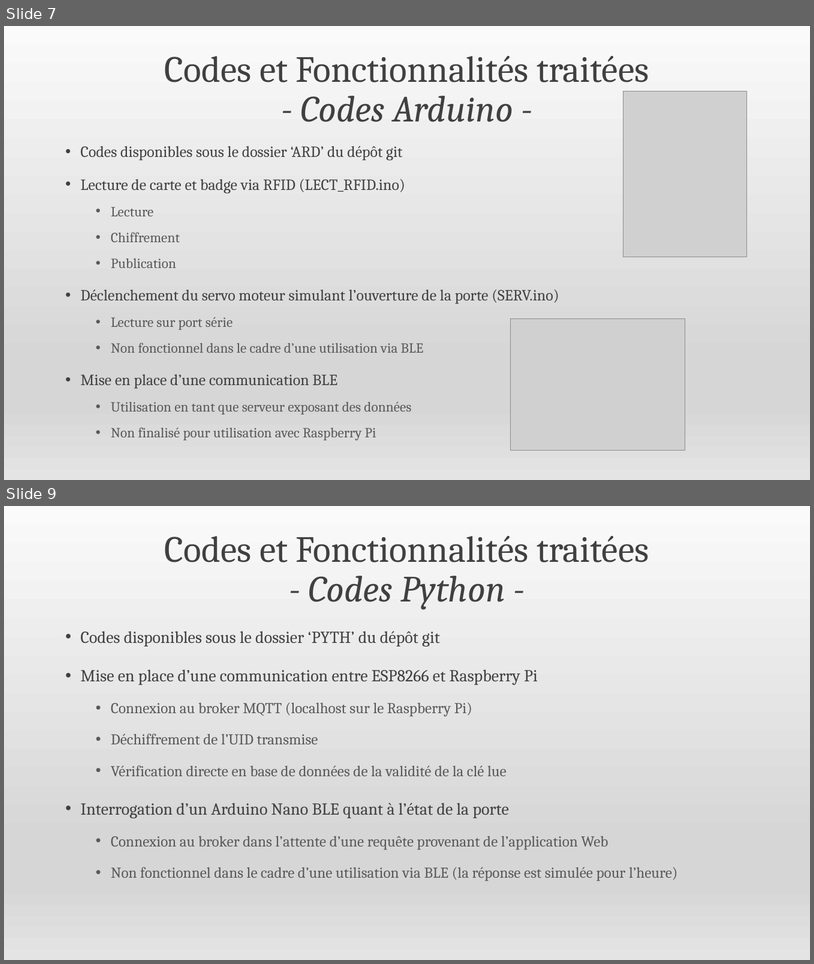
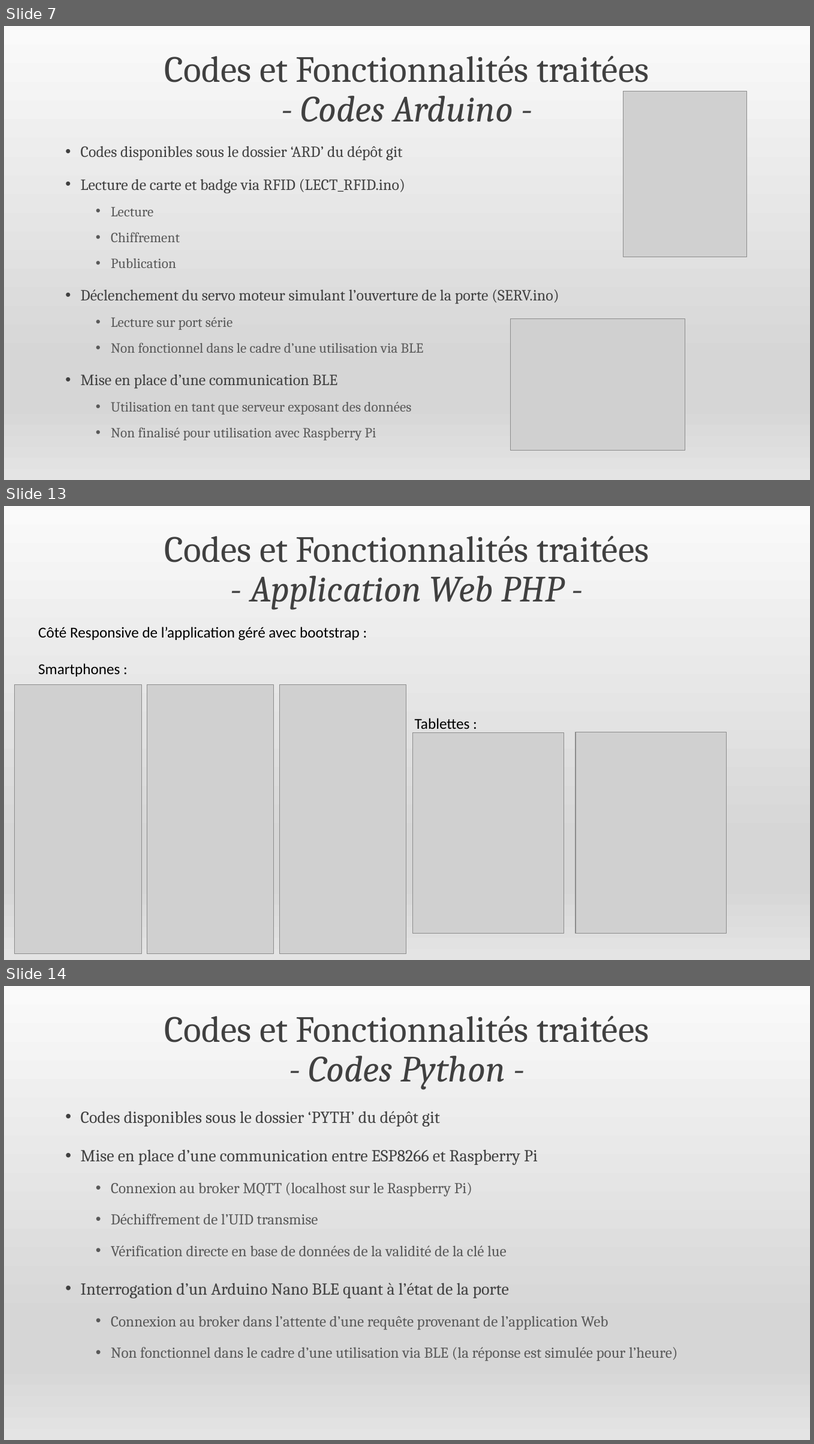
Before and after one commit to mapfra/LPIOTIA_2019_HODOR, a slide deck: Présentation du projet HODOR.pptx. Shown one above the other, each under a label of ours: slides 7 and 9 before the commit, slides 7, 13 and 14 after it; the slides between them are not shown. The pictures are 814x964 and 814x1444 pixels, drawn with LibreOffice and Linux fonts; fonts in the diff are those of the drawing; grey boxes stand for pictures. Boxes give left, top, right and bottom in pixels: in the first picture for what was removed or moved away, otherwise in the second. Text is boxed around its words. In the diff, an @@ line names an element or a change of style, - is before the commit and + after.

```diff
--- a/Présentation du projet HODOR.pptx
+++ b/Présentation du projet HODOR.pptx
@@ slide 13 added at (x1=4, y1=506, x2=810, y2=960), background gradient #FAFAFA to #D7D7D7 to #E4E4E4 @@
@@ text added at (x1=165, y1=535, x2=649, y2=610), 44 pt, text #404040 @@
+Codes et Fonctionnalités traitées
+- Application Web PHP -
@@ text added at (x1=38, y1=627, x2=470, y2=729), 18 pt, text #000000 @@
+Côté Responsive de l’application géré avec bootstrap :
+Smartphones :
+Tablettes :
@@ picture added at (x1=15, y1=684, x2=142, y2=953) @@
@@ picture added at (x1=147, y1=684, x2=275, y2=953) @@
@@ picture added at (x1=280, y1=684, x2=407, y2=954) @@
@@ picture added at (x1=414, y1=733, x2=565, y2=933) @@
@@ picture added at (x1=576, y1=732, x2=727, y2=933) @@
@@ what was slide 9 is now slide 14 @@
```
Also in this commit, not shown: 2 slides changed, 4 other slides added.
